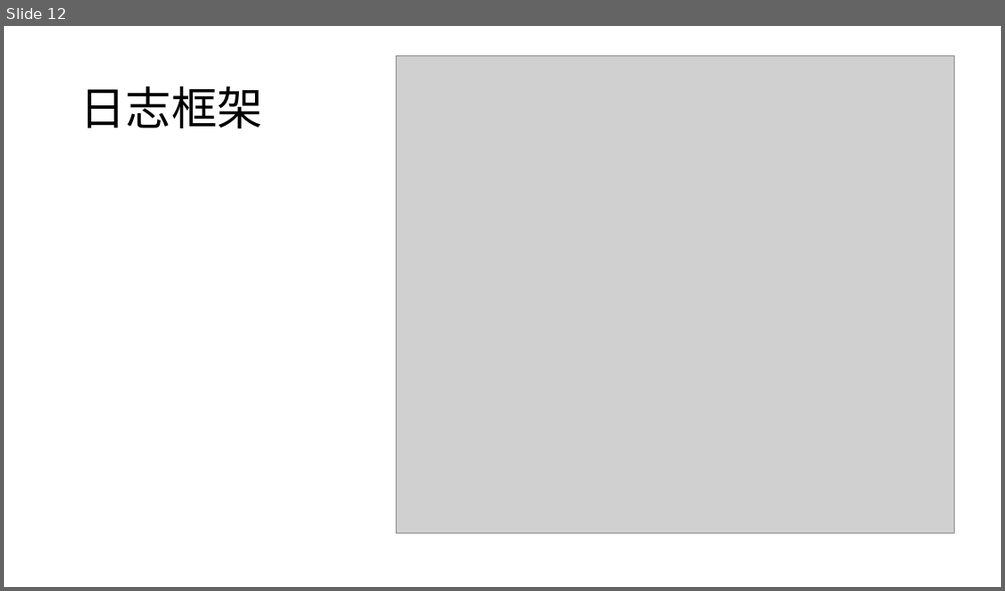
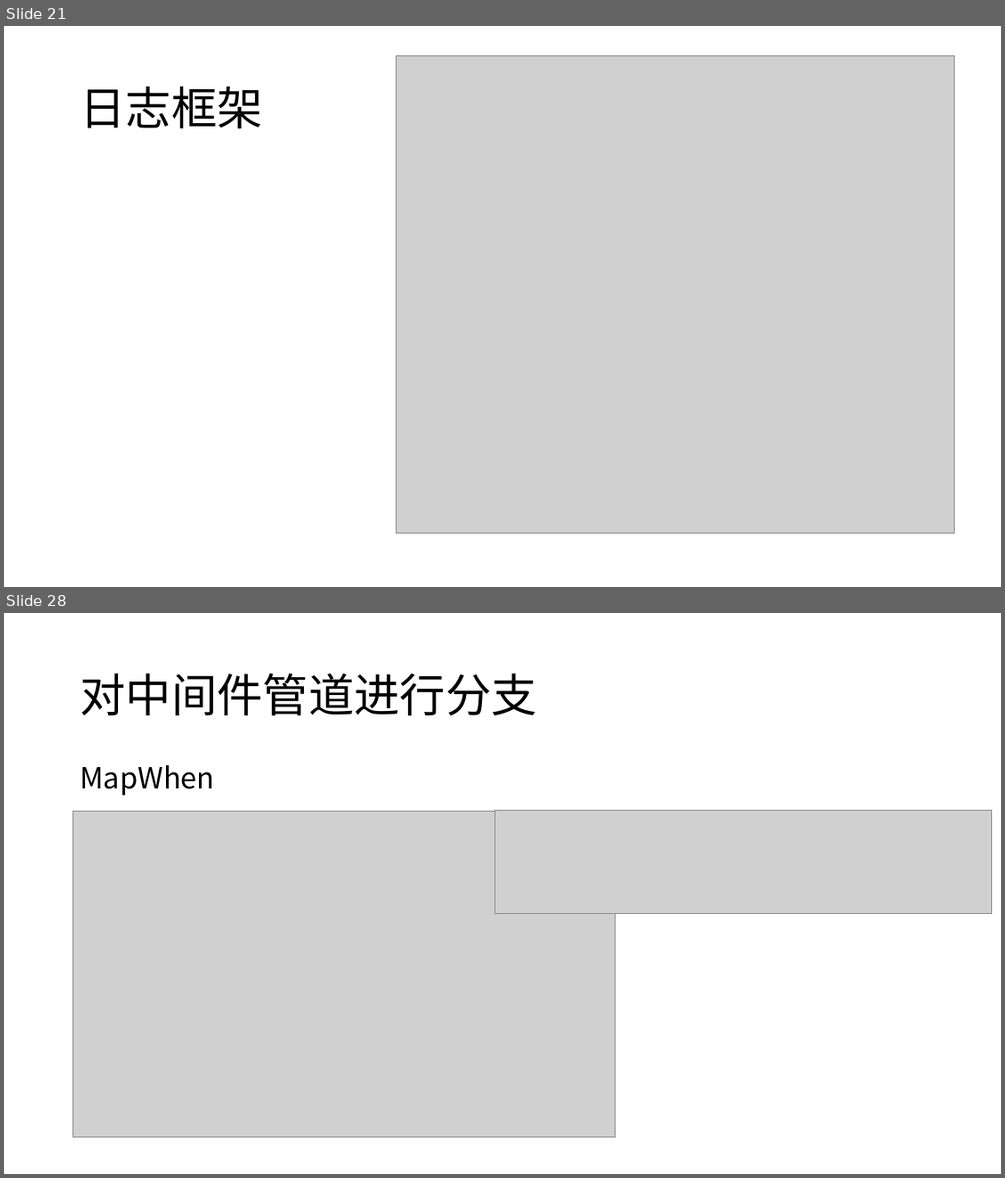
Before and after one commit to DarkRogerZz/TestCore, a slide deck: Word/.NET Core核心基础知识内容.pptx. Shown one above the other, each under a label of ours: slide 12 before the commit, slides 21 and 28 after it; the slides between them are not shown. The pictures are 1005x591 and 1005x1178 pixels, drawn with LibreOffice and Linux fonts; fonts in the diff are those of the drawing; grey boxes stand for pictures. Boxes give left, top, right and bottom in pixels: in the first picture for what was removed or moved away, otherwise in the second. Text is boxed around its words. In the diff, an @@ line names an element or a change of style, - is before the commit and + after.

```diff
--- a/Word/.NET Core核心基础知识内容.pptx
+++ b/Word/.NET Core核心基础知识内容.pptx
@@ slide 28 added at [4, 613, 1001, 1174], background #FFFFFF @@
@@ title added at [80, 674, 537, 716], 44 pt, text #000000 @@
+对中间件管道进行分支
@@ text added at [80, 765, 215, 795], 28 pt, text #000000 @@
+MapWhen
@@ picture added at [73, 811, 615, 1136] @@
@@ picture added at [495, 811, 993, 915] @@
@@ what was slide 12 is now slide 21 @@
```
Also in this commit, not shown: 3 slides changed, 16 other slides added, 8 other files.
